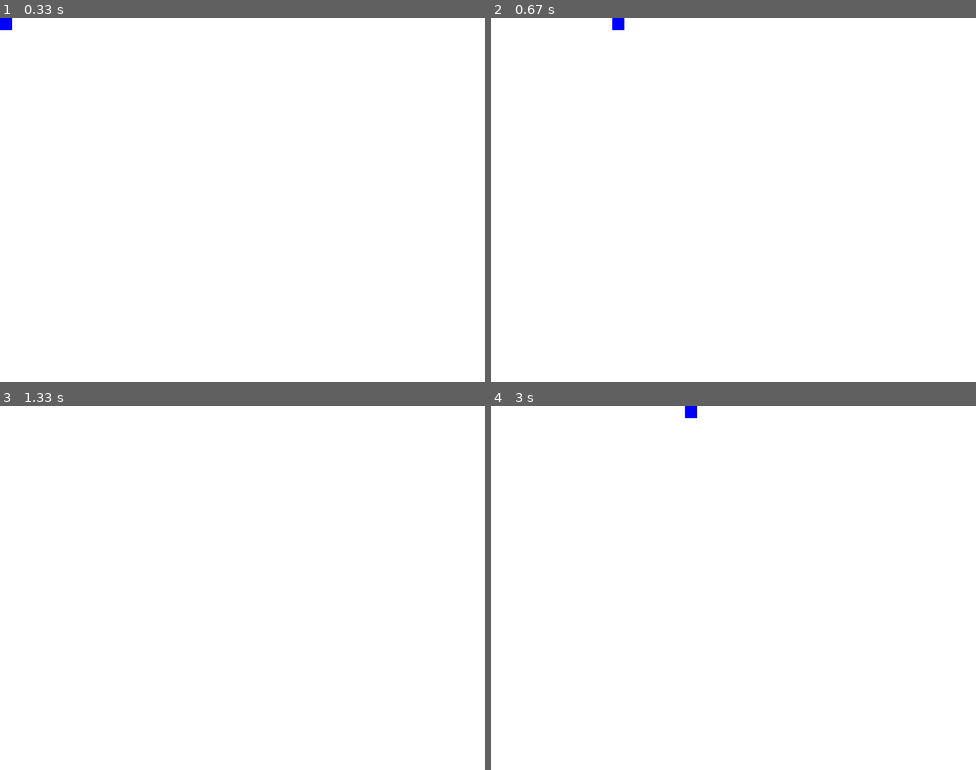
Above: before the commit, frames 1-4 (two rows, left to right).
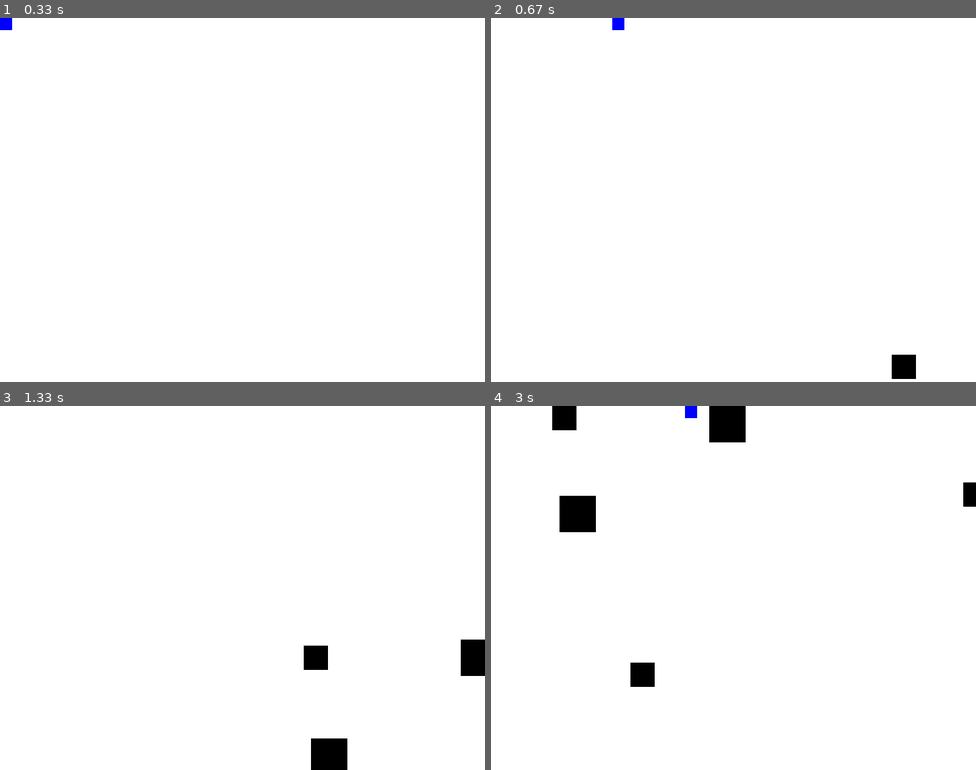
Above: after the commit, the same moments.

Repository: jamperl/GitPractice
Game: pygame game, started from Game.py
The game is run twice, just before and just after one commit, with the same random seed, the same clock (stepped at 60 frames per second) and the same inputs.
Inputs:
- Up to frame 1 (0.33 s): no input
- Up to frame 2 (0.67 s): hold Right from 0.33 s (still down)
- Up to frame 3 (1.33 s): release Right at 0.8 s; hold Up 0.83-1.13 s; hold Right from 1.17 s (still down)
- Up to frame 4 (3 s): release Right at 1.63 s; hold Down 2.23-2.53 s; hold Left 2.57-2.97 s

Frame 1 is identical in both runs. In frame 2, 0.3% of the frame differs, in the area x 82-88%, y 92-100%; in frame 3, 1.5%; in frame 4, 2.3%, in the area x 12-100%, y 0-78%.

Commit message:
Random creation of asteroids

Diff:
--- a/Game.py
+++ b/Game.py
@@ -1,5 +1,6 @@
 import pygame
 pygame.init()
+import random
 
 #create colors
 white = (255,255,255)
@@ -15,6 +16,8 @@
 
 #List of fired bullets
 armory = []
+#List of created asteroids
+space = []
 
 gameDisplay = pygame.display.set_mode((800, 600)) # -> Surface
 
@@ -87,19 +90,92 @@
         # i.y = 20 - 30 = -10
         gameDisplay.fill(red, rect =[i.x, i.y, 10, 10])
 
-class Asteroid(pygame.Rect):
-    def __init__(self, asteroid_x, asteroid_y, mysize, speed, direction):
-        pygame.Rect.__init__(self, asteroid_x, asteroid_y, mysize, mysize)
-        self.asteroid_x = asteroid_x
-        self.asteroid_y = asteroid_y
+class Asteroid(pygame.Rect): # Asteroid is a subclass of pygame.Rect class => pygame sees Asteroid objects as pygame Rects (because they ARE Rects, with some extra attributes we tacked on)
+    def __init__(self, x, y, mysize, dx, dy):
+        pygame.Rect.__init__(self, x, y, mysize, mysize)
+        # self.x = x
+        # self.y = y
         self.mysize = mysize
-        self.speed = speed
-        self.direction = direction
+        self.dx = dx
+        self.dy = dy
+        # size is one of three: small, medium, large
+        # speed is one of three settings: slow, normal, fast (delta 4, 8, 12)
+        # direction is one of 8: N, E, S, W, NE, SW, NW, SE
+        # random generation will need to output 1, 2, or 3 for size as well as speed and 1-8 for direction
+        # ^ can it do this??
 
 # asteroid1 = asteroid(x, y, "large", "fast", "NE")
 # "large" : 80 square => height = width = 80
-
-#def updateAsteroids():
+# stating "slow" would be convenient when instantiating an object but we never manually instantiate -- this random generator makes ALL the asteroids
+
+def generateAsteroid():
+    # random.randint(a,b)
+    # determine size
+    size = random.randint(1, 2)
+    if size == 1:
+        ast_size = 40
+    elif size == 2:
+        ast_size = 60
+
+    # determine dx and dy
+    velocity = random.randint(1,8)
+    if velocity == 1: #NE and slow
+        ast_dx = 2
+        ast_dy = -2
+    elif velocity == 2:  #NE and fast
+        ast_dx = 4
+        ast_dy = -4
+    elif velocity == 3:  #NW and slow
+        ast_dx = -2
+        ast_dy = -2
+    elif velocity == 4:   #NW and fast
+        ast_dx = -4
+        ast_dy = -4
+    elif velocity == 5:   #SE and slow
+        ast_dx = 2
+        ast_dy = 2
+    elif velocity == 6:   #SE and fast
+        ast_dx = 4
+        ast_dy = 4
+    elif velocity == 7:   #SW and slow
+        ast_dx = -2
+        ast_dy = 2
+    elif velocity == 8:   #SW and fast
+        ast_dx = -4
+        ast_dy = -4
+
+    if (velocity == 1 or velocity == 2): # "NE":
+        # asteroid should start in quadrant 3
+        ast_x = random.randint(-400, 0)
+        ast_y = random.randint(600, 900)
+    elif (velocity == 7 or velocity == 8): # "Sw":
+        # asteroid should start in quadrant 2
+        ast_x = random.randint(800, 1200)
+        ast_y = random.randint(-300, 0)
+    elif (velocity == 3 or velocity == 4): # "NW":
+        # asteroid should start in quadrant 4
+        ast_x = random.randint(800, 1200)
+        ast_y = random.randint(600, 900)
+    elif (velocity == 5 or velocity == 6): # "SE":
+        # asteroid should start in quadrant 1
+        ast_x = random.randint(-400, 0)
+        ast_y = random.randint(-300, 0)
+
+    this_is_an_asteroid = Asteroid(ast_x, ast_y, ast_size, ast_dx, ast_dy)
+    space.append(this_is_an_asteroid)
+
+    # manual instantiation:    nameofasteroidinstance = Asteroid(50, 50, 40, 2, 2)
+    # "dynamic" instantiation: nameofasteroidinstance = Asteroid(ast_x, ast_y, ast_size, ast_dx, ast_dy)
+
+def updateAsteroids(): # obligate this function to the drawing of the asteroid onto the display
+    for rock in space:
+        # update the asteroid's knowledge ("attribute" storing the value) of its own position
+        rock.x = rock.x + rock.dx
+        rock.y = rock.y + rock.dy
+        # check if asteroid is off the screen
+        #   if so, remove it from space list
+        #   and generateAsteriod will see the length of space is < 6 and thus will generate a new Asteroid
+        gameDisplay.fill(black, rock) # rock is an Asteroid, and Asteroids ARE pygame Rects (that have extra traits on them)
 
 
 # def checkCollisions():
@@ -127,11 +203,14 @@
         if event.key in [pygame.K_w, pygame.K_a, pygame.K_s, pygame.K_d]: #actually firing down should I just change to -30
             fireBullet(event.key)
     #screen.blit(background, (0,0)) -> in game command for line 21
-    asteroid1 = Asteroid(20, 50, 80, 80, 1)
+    #asteroid1 = Asteroid(20, 50, 80, 80, 1)
+
+    if len(space) < 6:   # now we need to delete asteroids from the space list once they are destroyed (# MAYBE TODO: or when off screen)
+        generateAsteroid() # will create an asteroid and put it into the space list
 
     updateBullets()
     updateShip()
-    # updateAsteroids()
+    updateAsteroids()
     # checkCollisions()
     pygame.display.update()
 
